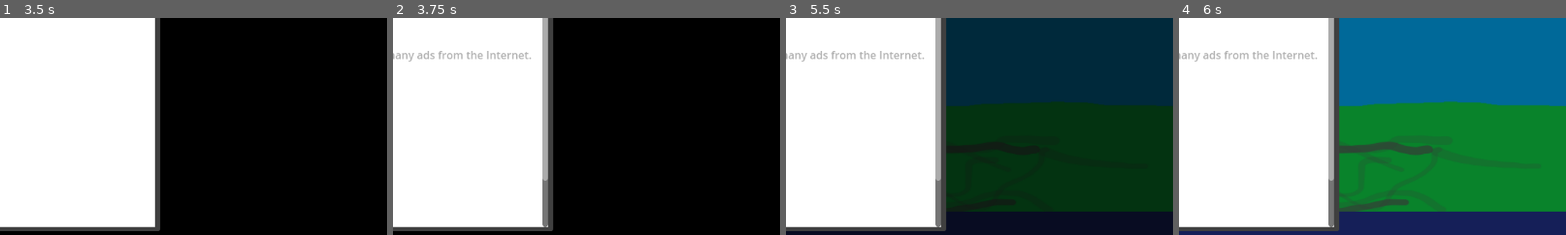
Above: before the commit, frames 1-4 (left to right).
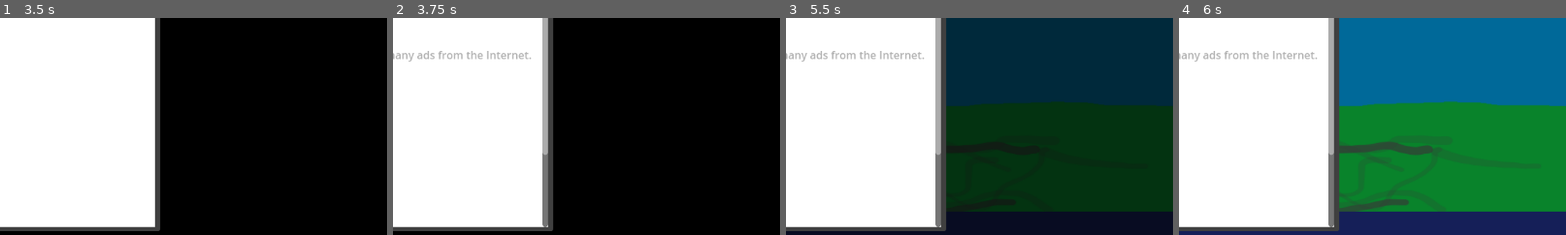
Above: after the commit, the same moments.

Repository: zsmitty2020/SSUFamJam25
Game: Godot game, scene res://Desktop/desktop.tscn
Same seed, same stepped clock (60 frames per second), same inputs: the game is played once before the commit and once after it. The engine's default icon, where the game draws it, is replaced by a stand-in: a white triangle on a blue panel in a dark square.
Inputs:
- Up to frame 1 (3.5 s): click "Consult Connor" at 0.5 s; click "Doodlr" at 1.25 s; click "Shut Down" at 2 s; click "Search" at 2.75 s
- Up to frame 2 (3.75 s): click "help.txt" at 3.5 s
- Up to frame 3 (5.5 s): click "credits.txt" at 4.25 s; tap Enter at 5 s; hold D (blackoutRight) from 5.03 s (still down); tap Space (flappy_fly_jump) at 5.27 s
- Up to frame 4 (6 s): tap Space (flappy_fly_jump) at 5.57 s; release D (blackoutRight) at 5.78 s; hold S (blackoutDown) from 5.78 s (still down)
The pictures show only the part of the screen within x 50-100%, y 50-100%; the shares and areas given below are measured in that part.

Frame 1 is identical in both runs. In frame 2, 0.2% of the frame differs, in the area x 38-41%, y 62-75%; in frame 3, 0.2%; in frame 4, 0.2%.

Commit message:
linked flappy fly to search engine

Diff:
--- a/ssu-fam-jam-game-godot-project/Windows/Search/search_window.gd
+++ b/ssu-fam-jam-game-godot-project/Windows/Search/search_window.gd
@@ -94,3 +94,10 @@
 		var temp = preload("res://Windows/Pop_Press/poppress_window.tscn").instantiate()
 		get_tree().get_root().add_child(temp)
 		GlobalData.open_tabs.append("poppress")
+
+
+func _on_flappy_fly_url_meta_clicked(_meta: Variant) -> void:
+	if GlobalData.open_tabs.find("poppress")==-1:
+		var temp = preload("res://Windows/Flappy_Fly/Flappy_Fly_Window.tscn").instantiate()
+		get_tree().get_root().add_child(temp)
+		GlobalData.open_tabs.append("poppress")
--- a/ssu-fam-jam-game-godot-project/Windows/Search/search_window.tscn
+++ b/ssu-fam-jam-game-godot-project/Windows/Search/search_window.tscn
@@ -282,6 +282,23 @@
 theme_override_colors/default_color = Color(0.69411767, 0.69411767, 0.69411767, 1)
 bbcode_enabled = true
 text = "Buy and sell stocks easily with the most advanced trading platform out there"
+fit_content = true
+
+[node name="FlappyFly" type="VBoxContainer" parent="SearchWindow/SearchResults/VBoxContainer"]
+layout_mode = 2
+
+[node name="Url" type="RichTextLabel" parent="SearchWindow/SearchResults/VBoxContainer/FlappyFly"]
+layout_mode = 2
+theme_override_colors/default_color = Color(0.08235294, 0.49411765, 0.69803923, 1)
+bbcode_enabled = true
+text = "[url]FlappyFly[/url]"
+fit_content = true
+
+[node name="Description" type="RichTextLabel" parent="SearchWindow/SearchResults/VBoxContainer/FlappyFly"]
+layout_mode = 2
+theme_override_colors/default_color = Color(0.69411767, 0.69411767, 0.69411767, 1)
+bbcode_enabled = true
+text = "Scuffed Flappy Bird"
 fit_content = true
 
 [connection signal="close_requested" from="." to="SearchWindow" method="_on_search_window_close_requested"]
@@ -298,3 +315,4 @@
 [connection signal="meta_clicked" from="SearchWindow/SearchResults/VBoxContainer/SlotsGambling/Url" to="SearchWindow" method="_on_slotsgambling_meta_clicked"]
 [connection signal="meta_clicked" from="SearchWindow/SearchResults/VBoxContainer/Dryft/Url" to="SearchWindow" method="_on_dryft_meta_clicked"]
 [connection signal="meta_clicked" from="SearchWindow/SearchResults/VBoxContainer/SparrowStock/Url" to="SearchWindow" method="_on_sparrow_meta_clicked"]
+[connection signal="meta_clicked" from="SearchWindow/SearchResults/VBoxContainer/FlappyFly/Url" to="SearchWindow" method="_on_flappy_fly_url_meta_clicked"]
